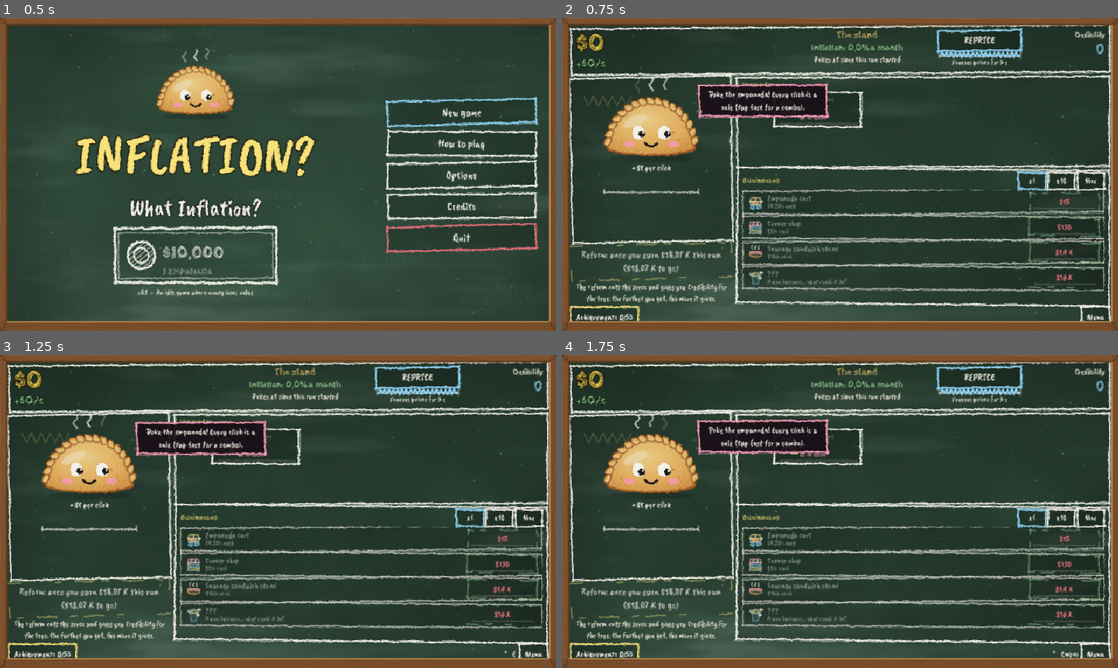
Above: before the commit, frames 1-4 (two rows, left to right).
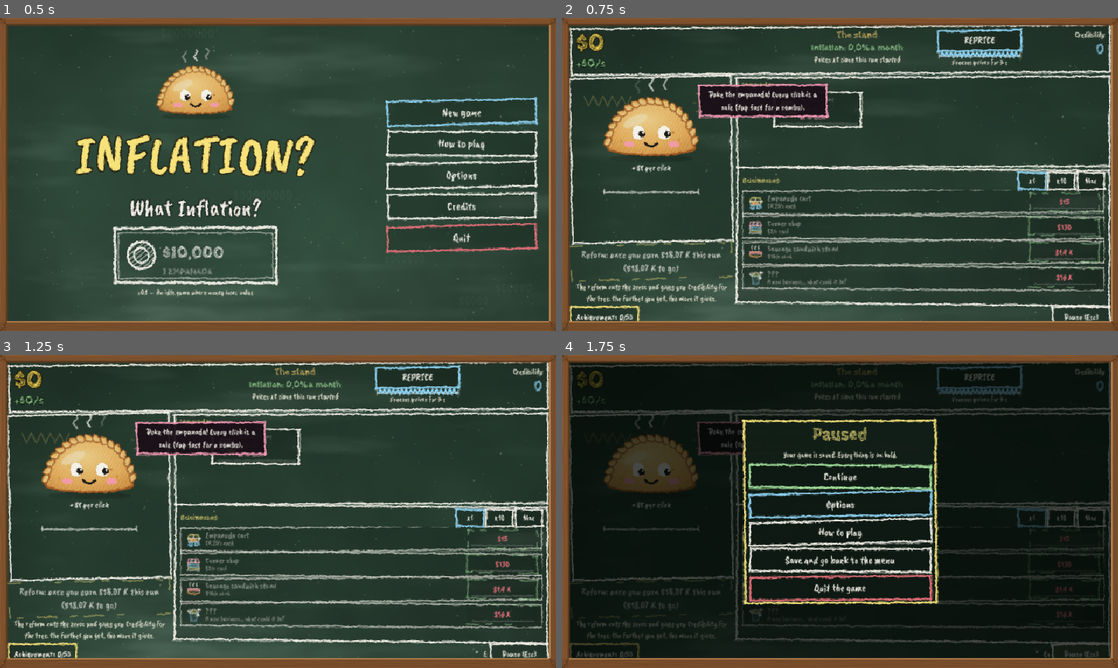
Above: after the commit, the same moments.

Repository: agusmoscato/INFLATION-What-Inflation-
Game: Godot game, scene res://scenes/Main.tscn
Two runs of this game, one before a commit and one after it. Both use one fixed random seed, a clock stepped at 60 frames per second and the inputs below.
Inputs (mouse positions are in pixels of both pictures, inside the frame that each line leads up to):
- Up to frame 1 (0.5 s): no input
- Up to frame 2 (0.75 s): click "New game" at 0.5 s
- Up to frame 3 (1.25 s): no input
- Up to frame 4 (1.75 s): click (1079, 652) at 1.25 s, where only the run after the commit has a clickable "Pause (Esc)"

Frame 1 is identical in both runs. In frame 2, 0.2% of the frame differs, in the area x 87-99%, y 91-97%; in frame 3, 0.2%; in frame 4, 89%, in the area x 1-99%, y 2-97%.

Commit message:
Menú de pausa: Esc o el botón "Pausa (Esc)"; guarda al abrirse y frena todo (punto 4)
- Opciones: Continuar, Opciones, ¿Cómo se juega?, Guardar y volver al menú, Salir del juego. Estilo pizarra con la pantalla de fondo oscurecida.
- Al abrirse guarda la partida y pausa el árbol de escenas: se frenan producción, inflación, billetes voladores (también su vuelo en pantalla), noticias, avisos y temporizadores (los create_timer del juego ahora respetan la pausa). Solo el menú sigue andando.
- Esc: si hay una capa abierta (árbol, álbum...) la cierra; si no, abre la pausa; con la pausa abierta, Esc continúa. El botón "Menú" de abajo pasa a ser "Pausa (Esc)".
- Si se cambia el idioma desde Opciones, al continuar se rearma la pantalla de juego.
- Test tests/PauseUI.tscn: Esc abre la pausa, guarda, en 1,5 s reales no cambia nada (plata, precios, tiempo, billetes, noticia, avisos, relojes) y Esc la cierra y el juego sigue. El QA del exe también abre la pausa y revisa que la plata no cambie.

Co-Authored-By: Claude Opus 5.5 <noreply@anthropic.com>

Diff:
--- a/scripts/ui/game_screen.gd
+++ b/scripts/ui/game_screen.gd
@@ -8,6 +8,7 @@
 signal request_menu
 signal request_credits
 signal request_demo_end
+signal request_reload              ## rearmar la pantalla (cambió el idioma desde la pausa)
 
 const QTY: Array = [1, 10, -1]
 const TOAST_SECONDS: float = 3.0
@@ -91,6 +92,7 @@
 var _joke_t: float = -99.0
 var _joke_i: int = 0
 var _toast_queue: Array = []          # [[texto, color]] esperando su turno
+var _pause: PauseMenu                  # menú de pausa abierto (el juego entero está frenado)
 var _last_toast: float = -99.0
 
 
@@ -197,7 +199,7 @@
 	EventBus.reform_done.connect(_on_reform_done)
 	EventBus.victory.connect(_on_victory)
 	EventBus.demo_end.connect(func() -> void:
-		get_tree().create_timer(2.5).timeout.connect(func() -> void: request_demo_end.emit()))
+		get_tree().create_timer(2.5, false).timeout.connect(func() -> void: request_demo_end.emit()))
 	EventBus.toast.connect(func(key: String) -> void: _toast(tr(key), UIKit.C_GOLD))
 
 
@@ -439,8 +441,9 @@
 	h.add_child(ticker_clip)
 	ticker_label = UIKit.label("", 16, UIKit.C_DIM)
 	ticker_clip.add_child(ticker_label)
-	var menu_btn: Button = _nav_button(tr("ui.menu"), UIKit.C_PANEL2, func() -> void: request_menu.emit())
-	h.add_child(menu_btn)
+	var pause_btn: Button = _nav_button(tr("ui.pause.btn"), UIKit.C_PANEL2, open_pause)
+	pause_btn.custom_minimum_size.x = 130
+	h.add_child(pause_btn)
 	return h
 
 
@@ -1032,7 +1035,7 @@
 
 func _on_victory() -> void:
 	_play("jackpot")
-	get_tree().create_timer(1.5).timeout.connect(func() -> void: request_credits.emit())
+	get_tree().create_timer(1.5, false).timeout.connect(func() -> void: request_credits.emit())
 
 
 # =====================================================================
@@ -1146,7 +1149,7 @@
 	p.scale_amount_max = 6.0 / 8.0
 	p.color = color
 	fx_layer.add_child(p)
-	get_tree().create_timer(1.2).timeout.connect(p.queue_free)
+	get_tree().create_timer(1.2, false).timeout.connect(p.queue_free)
 
 
 ## Cartel grande que aparece, late y se va (premios, colapso, remarcado).
@@ -1696,6 +1699,28 @@
 
 
 func _input(event: InputEvent) -> void:
-	if event is InputEventKey and event.pressed and not event.echo and event.keycode == KEY_ESCAPE and _overlay != null:
-		_close_overlay()
+	if is_paused():
+		return                       # la pausa maneja su propio Esc
+	if event is InputEventKey and event.pressed and not event.echo and event.keycode == KEY_ESCAPE:
+		# Esc: primero cierra la capa abierta (árbol, álbum...); si no hay ninguna, abre la pausa
+		if _overlay != null:
+			_close_overlay()
+		elif _busy_overlay == null or not is_instance_valid(_busy_overlay):
+			open_pause()
 		get_viewport().set_input_as_handled()
+
+
+## Menú de pausa: guarda la partida y frena todo el juego hasta que se continúe.
+func open_pause() -> void:
+	if _pause != null and is_instance_valid(_pause):
+		return
+	_pause = PauseMenu.new()
+	_pause.resumed.connect(func() -> void:
+		if _pause.language_changed():
+			request_reload.emit())
+	_pause.to_menu.connect(func() -> void: request_menu.emit())
+	add_child(_pause)
+
+
+func is_paused() -> bool:
+	return _pause != null and is_instance_valid(_pause)
--- a/scripts/ui/main.gd
+++ b/scripts/ui/main.gd
@@ -110,6 +110,7 @@
 		SaveSystem.save_game()
 		show_menu())
 	g.request_demo_end.connect(show_demo_end)
+	g.request_reload.connect(func() -> void: start_game(true, true))
 	g.request_credits.connect(func() -> void:
 		if not GameState.m.won_notified:
 			GameState.m.won_notified = true
@@ -241,6 +242,16 @@
 	if _game._scratch_overlay != null and is_instance_valid(_game._scratch_overlay):
 		_game._scratch_overlay.queue_free()
 		_game._scratch_overlay = null
+	# menú de pausa: todo frenado mientras está abierto
+	var money_before: String = GameState.m.money.to_save()
+	_game.open_pause()
+	await _qa_wait(0.8)
+	_qa_shot("pausa_" + suffix, failures)
+	if GameState.m.money.to_save() != money_before:
+		failures.append("[pausa_%s] LA PLATA SIGUIÓ CAMBIANDO CON EL JUEGO EN PAUSA" % suffix)
+	if _game._pause != null and is_instance_valid(_game._pause):
+		_game._pause._resume()
+	await _qa_wait(0.3)
 
 
 func _qa_run() -> void:
--- /dev/null
+++ b/scripts/ui/pause_menu.gd
@@ -0,0 +1,129 @@
+class_name PauseMenu
+extends Control
+## Menú de pausa (Esc o el botón "Pausa"): Continuar, Opciones, ¿Cómo se juega?, Guardar y volver al menú, Salir del juego.
+## Al abrirse guarda la partida y pone el árbol de escenas en pausa: se frena TODO (producción, inflación, billetes
+## voladores, noticias, temporizadores y animaciones del juego). Solo este menú sigue andando (process_mode ALWAYS).
+## Estilo pizarra, con la pantalla de fondo oscurecida.
+
+signal resumed
+signal to_menu
+signal quit_game
+
+var _panel: CenterContainer
+var _sub: Control                 # Opciones o "¿Cómo se juega?" abiertos encima
+var _lang_changed: bool = false
+
+
+func _init() -> void:
+	process_mode = Node.PROCESS_MODE_ALWAYS
+	mouse_filter = Control.MOUSE_FILTER_STOP
+	set_meta("qa_pause", true)
+
+
+func _ready() -> void:
+	set_anchors_and_offsets_preset(Control.PRESET_FULL_RECT)
+	var dim: ColorRect = ColorRect.new()
+	dim.color = Color(0.0, 0.02, 0.01, 0.72)          # la pantalla de fondo, oscurecida
+	dim.set_anchors_and_offsets_preset(Control.PRESET_FULL_RECT)
+	dim.mouse_filter = Control.MOUSE_FILTER_IGNORE
+	add_child(dim)
+	_build()
+	SaveSystem.save_game()
+	get_tree().paused = true
+
+
+## true si el idioma cambió desde Opciones (quien la abrió tiene que rearmar la pantalla de juego al continuar).
+func language_changed() -> bool:
+	return _lang_changed
+
+
+func _build() -> void:
+	if _panel != null:
+		_panel.queue_free()
+	_panel = CenterContainer.new()
+	_panel.set_anchors_and_offsets_preset(Control.PRESET_FULL_RECT)
+	add_child(_panel)
+	var p: PanelContainer = PanelContainer.new()
+	p.add_theme_stylebox_override("panel", UIKit.chalk_box(Chalk.YELLOW, Color(0.07, 0.12, 0.09, 0.97), 3.0))
+	p.custom_minimum_size = Vector2(440, 0)
+	_panel.add_child(p)
+	var v: VBoxContainer = VBoxContainer.new()
+	v.add_theme_constant_override("separation", 12)
+	p.add_child(v)
+	v.add_child(UIKit.label(tr("ui.pause.title"), 40, UIKit.C_GOLD, HORIZONTAL_ALIGNMENT_CENTER, true))
+	var saved: Label = UIKit.label(tr("ui.pause.saved"), 15, UIKit.C_DIM, HORIZONTAL_ALIGNMENT_CENTER)
+	v.add_child(saved)
+	for item in [["ui.pause.continue", UIKit.C_GREEN.darkened(0.2), _resume], ["ui.options", UIKit.C_BLUE, _open_options],
+			["ui.pause.howto", UIKit.C_PANEL2, _open_howto], ["ui.pause.save_menu", UIKit.C_PANEL2, _save_menu],
+			["ui.pause.quit", Chalk.RED.darkened(0.35), _quit]]:
+		var b: Button = Button.new()
+		b.text = tr(str(item[0]))
+		b.custom_minimum_size = Vector2(0, 52)
+		UIKit.style_button(b, item[1], 20)
+		b.pressed.connect(item[2])
+		v.add_child(b)
+	Chalk.pop(p, 1.06, 0.25)
+
+
+func _resume() -> void:
+	if _sub != null:
+		_close_sub()
+		return
+	get_tree().paused = false
+	resumed.emit()
+	queue_free()
+
+
+func _open_options() -> void:
+	var s: OptionsScreen = OptionsScreen.new()
+	s.closed.connect(_close_sub)
+	s.language_changed.connect(func() -> void:
+		_lang_changed = true
+		_close_sub()
+		_build()
+		_open_options())
+	_open_sub(s)
+
+
+func _open_howto() -> void:
+	var s: HowToScreen = HowToScreen.new()
+	s.closed.connect(_close_sub)
+	_open_sub(s)
+
+
+func _open_sub(s: Control) -> void:
+	_close_sub()
+	var bg: ColorRect = ColorRect.new()
+	bg.color = Color(Chalk.BOARD.darkened(0.3), 0.98)
+	bg.set_anchors_and_offsets_preset(Control.PRESET_FULL_RECT)
+	add_child(bg)
+	bg.add_child(s)
+	_sub = bg
+	_panel.visible = false
+
+
+func _close_sub() -> void:
+	if _sub != null and is_instance_valid(_sub):
+		_sub.queue_free()
+	_sub = null
+	if _panel != null:
+		_panel.visible = true
+
+
+func _save_menu() -> void:
+	SaveSystem.save_game()
+	get_tree().paused = false
+	to_menu.emit()
+	queue_free()
+
+
+func _quit() -> void:
+	SaveSystem.save_game()
+	quit_game.emit()
+	get_tree().quit()
+
+
+func _unhandled_input(event: InputEvent) -> void:
+	if event is InputEventKey and event.pressed and not event.echo and event.keycode == KEY_ESCAPE:
+		_resume()
+		get_viewport().set_input_as_handled()
--- /dev/null
+++ b/tests/PauseUI.tscn
@@ -0,0 +1,9 @@
+[gd_scene load_steps=2 format=3]
+
+[ext_resource type="Script" path="res://tests/pause_ui.gd" id="1"]
+
+[node name="PauseUI" type="Control"]
+process_mode = 3
+anchor_right = 1.0
+anchor_bottom = 1.0
+script = ExtResource("1")
--- /dev/null
+++ b/tests/pause_ui.gd
@@ -0,0 +1,89 @@
+extends Control
+## Prueba del menú de pausa (headless): godot --headless res://tests/PauseUI.tscn
+## Abre la pausa con Esc y comprueba que guarda la partida y que mientras está abierta se frena TODO: plata, producción,
+## inflación, tiempo de la vuelta, billetes voladores, noticias y avisos. Después la cierra con Esc y el juego sigue.
+## Este nodo corre siempre (process_mode ALWAYS) para poder medir mientras el resto está en pausa.
+
+var failures: Array = []
+
+
+func _ready() -> void:
+	SaveSystem.save_path = "user://test_pause_save.json"
+	Settings.path = "user://test_pause_settings.cfg"
+	SaveSystem.delete_save()
+	var main: Node = load("res://scenes/Main.tscn").instantiate()
+	main.process_mode = Node.PROCESS_MODE_PAUSABLE      # como en el juego real (cuelga de la raíz, que se pausa)
+	add_child(main)
+	await _frames(3)
+	main.start_game(false)
+	await _frames(5)
+	var g: GameScreen = main._game
+	var m: GameModel = GameState.m
+	m.tutorial_done = true
+	m.owned = {"empanadas": 30, "kiosco": 10}
+	m.dirty = true
+	m.run_earned = BigNumber.from_float(5e5)
+	Unlocks.unlock_all(m)
+	m.bill_timer = 0.0
+	EconomyLogic.start_event(m, "feriado")
+	g._toast("aviso de prueba", Chalk.YELLOW)
+	await _frames(20)
+	if m.bills_active.is_empty():
+		failures.append("no apareció el billete volador de prueba")
+	# Esc abre la pausa
+	_esc()
+	await _frames(3)
+	if not g.is_paused() or not get_tree().paused:
+		failures.append("Esc no abrió la pausa")
+	if not FileAccess.file_exists(SaveSystem.save_path):
+		failures.append("la pausa no guardó la partida")
+	var before: Dictionary = _snapshot(g, m)
+	await get_tree().create_timer(1.5).timeout       # 1,5 s reales con el juego en pausa
+	var after: Dictionary = _snapshot(g, m)
+	for k in before:
+		if str(before[k]) != str(after[k]):
+			failures.append("en pausa cambió %s: %s -> %s" % [k, str(before[k]), str(after[k])])
+	# Esc la cierra y el juego sigue
+	_esc()
+	await _frames(3)
+	if g.is_paused() or get_tree().paused:
+		failures.append("Esc no cerró la pausa")
+	await get_tree().create_timer(0.6).timeout
+	if m.run_time <= float(after["tiempo de la vuelta"]):
+		failures.append("al continuar el juego no siguió")
+	SaveSystem.delete_save()
+	DirAccess.remove_absolute(Settings.path)
+	for f in failures:
+		printerr("PAUSA FALLA: ", f)
+	print("PAUSA %s (%d problemas)" % ["OK" if failures.is_empty() else "FALLA", failures.size()])
+	get_tree().quit(1 if not failures.is_empty() else 0)
+
+
+func _snapshot(g: GameScreen, m: GameModel) -> Dictionary:
+	var bills: Array = []
+	for b in m.bills_active:
+		bills.append([int(b["id"]), snappedf(float(b["left"]), 0.0001)])
+	var bill_pos: Array = []
+	for id in g._bills:
+		if is_instance_valid(g._bills[id]):
+			bill_pos.append((g._bills[id] as Control).position.round())
+	return {"plata": m.money.to_save(), "ganado": m.run_earned.to_save(), "precios (ln P)": snappedf(m.ln_p, 0.000001),
+		"tiempo de la vuelta": m.run_time, "billetes": bills, "billetes en pantalla": bill_pos,
+		"noticia": str(m.pending_choice.get("remaining", "")), "avisos en cola": g._toast_queue.size(),
+		"reloj de la pantalla": g._clock, "próximo billete": m.bill_timer, "próxima noticia": m.event_timer}
+
+
+func _esc() -> void:
+	var ev: InputEventKey = InputEventKey.new()
+	ev.keycode = KEY_ESCAPE
+	ev.pressed = true
+	Input.parse_input_event(ev)
+	var up: InputEventKey = InputEventKey.new()
+	up.keycode = KEY_ESCAPE
+	up.pressed = false
+	Input.parse_input_event(up)
+
+
+func _frames(n: int) -> void:
+	for i in range(n):
+		await get_tree().process_frame
--- a/tests/screenshot_tour.gd
+++ b/tests/screenshot_tour.gd
@@ -19,6 +19,8 @@
 	SaveSystem.delete_save()
 	set_anchors_preset(Control.PRESET_FULL_RECT)
 	main = load("res://scenes/Main.tscn").instantiate()
+	process_mode = Node.PROCESS_MODE_ALWAYS          # el recorrido sigue aunque el juego esté en pausa
+	main.process_mode = Node.PROCESS_MODE_PAUSABLE
 	shot_vp = get_viewport()
 	var sz: Vector2i = get_window().size
 	var res: String = OS.get_environment("TOUR_RES")
@@ -64,6 +66,7 @@
 		["12_demo_fin", _demo_end],
 		["13_comprable_juego", _mix, 30],
 		["14_comprable_arbol", _mix_tree, 20],
+		["15_pausa", _pause, 20],
 	]
 	var only: String = OS.get_environment("TOUR_ONLY")
 	if only != "":
@@ -316,6 +319,11 @@
 	_g()._tree_view.focus("")
 
 
+func _pause() -> void:
+	_g()._close_overlay()
+	_g().open_pause()
+
+
 func _noop() -> void:
 	pass
 
Not shown, changed: i18n/v2.txt
Not shown, added: scripts/ui/pause_menu.gd.uid
Not shown, added: tests/pause_ui.gd.uid
